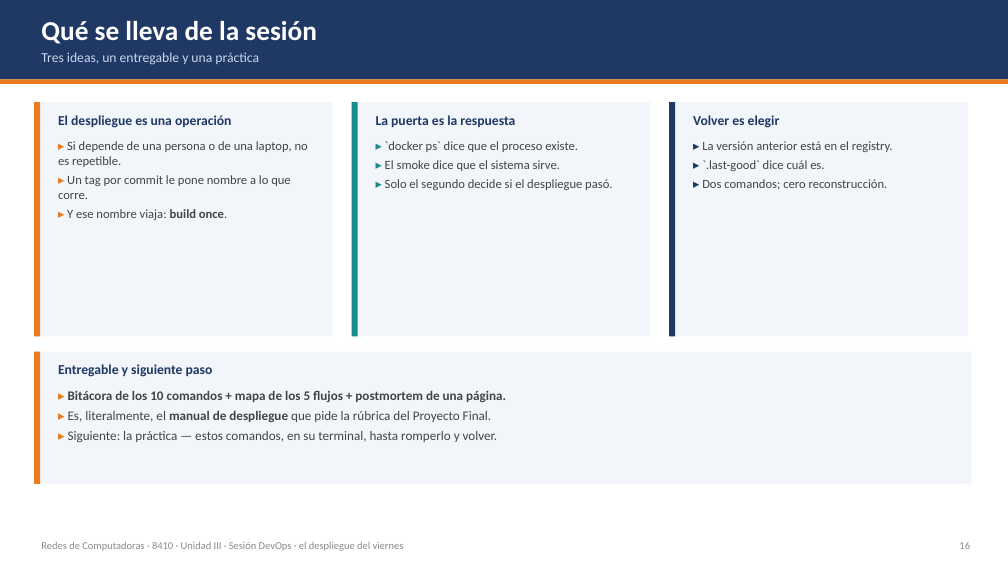
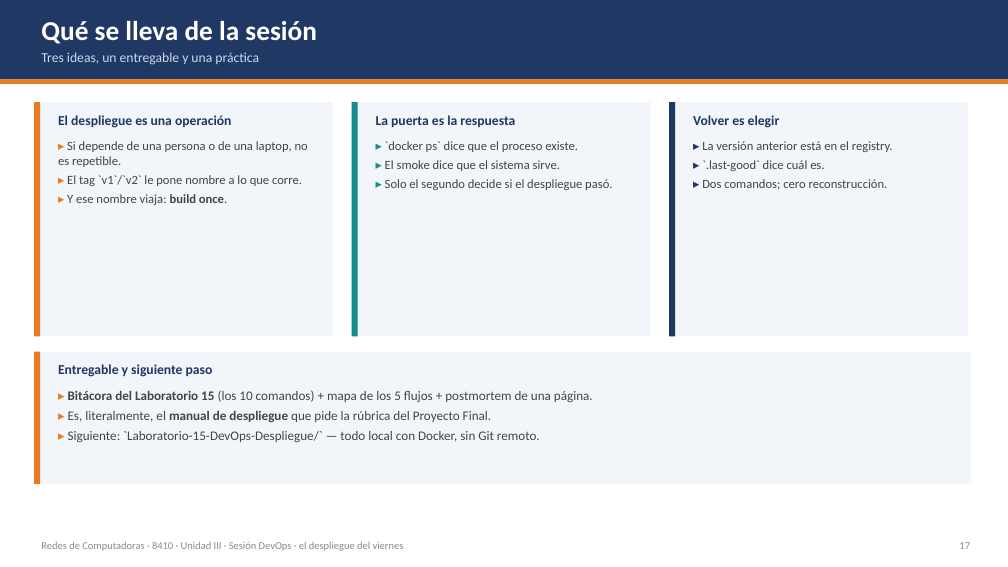
Before and after one commit to isacioutp/redes-de-computadoras-utp, a slide deck: slide 17 of Teoria-DevOps-Despliegue.pptx (slide 16 before the commit). Drawn at 1008x567 pixels with LibreOffice and Linux fonts; fonts in the diff are those of the drawing. Boxes give left, top, right and bottom in pixels: in the first picture for what was removed or moved away, otherwise in the second. Text is boxed around its words. In the diff, an @@ line names an element or a change of style, - is before the commit and + after.

Commit message:
Alinear la presentación con el Laboratorio 15 y hacerlo Docker-only
- Nueva diapositiva «El laboratorio, en tu máquina»: qué se ejecuta
  (Docker, registry, smoke, rollback) y qué es contexto (Git remoto,
  CI/CD, ciclo DevOps, DORA)
- El tag del laboratorio es v1/v2: no requiere Git ni internet
- Las 7 etapas y el mapa de flujos marcan Git remoto como contexto
- Rollback documentado con init:true (<1 s); DORA aclara que solo se
  cronometra el MTTR
- README del laboratorio: sección local vs. contexto y práctica sin Git
- CLASE-DEVOPS.md explica la variante Docker-only

```diff
--- a/Teoria-DevOps-Despliegue.pptx
+++ b/Teoria-DevOps-Despliegue.pptx
@@ text at (67,175,302,186): text changed @@
-▸ Un tag por commit le pone nombre a lo que corre.
+▸ El tag `v1`/`v2` le pone nombre a lo que corre.
@@ text at (68,390,593,402): text changed; bold off @@
-▸ Bitácora de los 10 comandos + mapa de los 5 flujos + postmortem de una página.
+▸ Bitácora del Laboratorio 15 (los 10 comandos) + mapa de los 5 flujos + postmortem de una página.
@@ text at (68,431,540,442): text changed @@
-▸ Siguiente: la práctica — estos comandos, en su terminal, hasta romperlo y volver.
+▸ Siguiente: `Laboratorio-15-DevOps-Despliegue/` — todo local con Docker, sin Git remoto.
@@ text at (959,542,970,549): text changed @@
-16
+17
```
Also in this commit, not shown: 8 other slides changed, 1 slide added, 6 other files.
